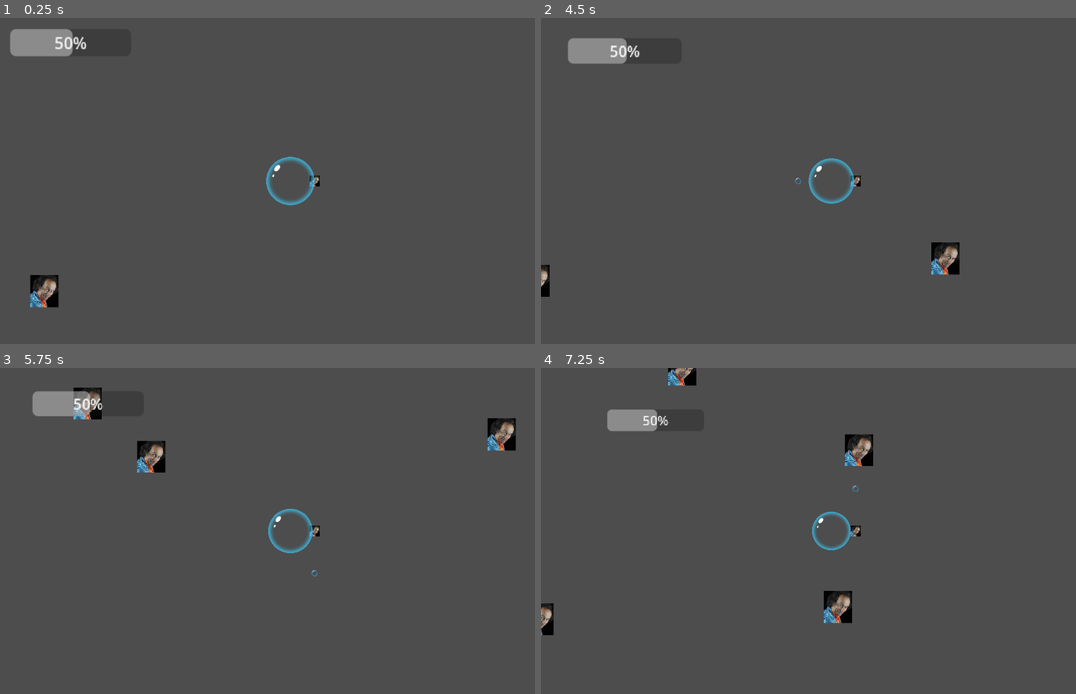
Above: before the commit, frames 1-4 (two rows, left to right).
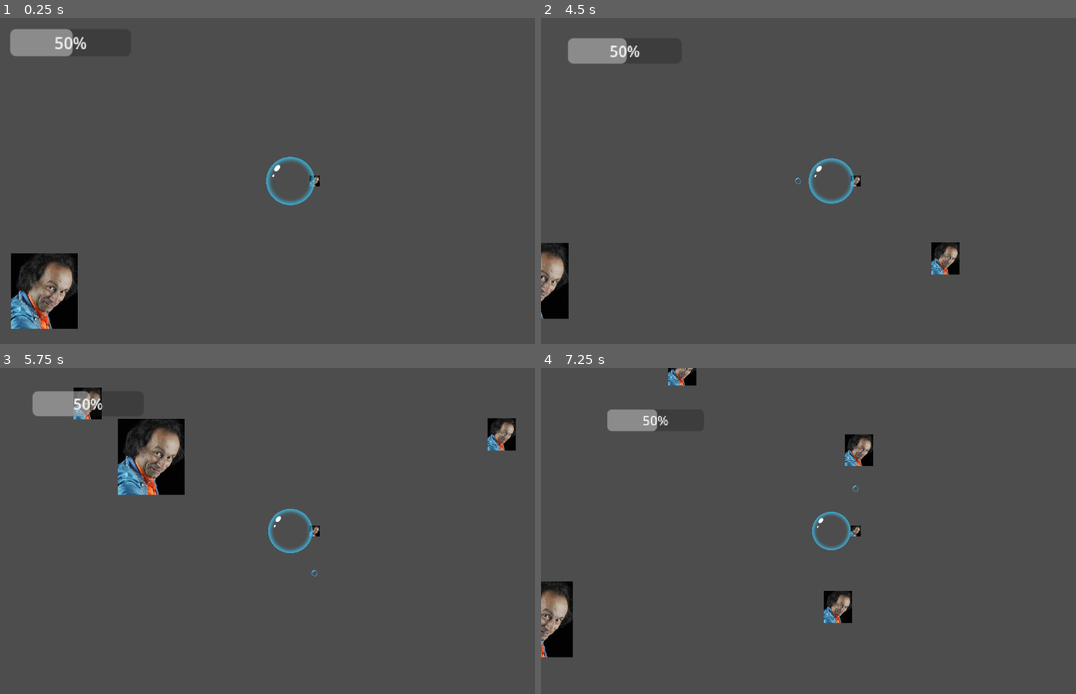
Above: after the commit, the same moments.

Repository: Zodayan/BubbleSurvivor
Game: Godot game, scene res://scenes/gros_michel.tscn
Same seed, same stepped clock (60 frames per second), same inputs: the game is played once before the commit and once after it. This scene is started directly instead of the project's main scene.
Inputs (mouse positions are in pixels of both pictures, inside the frame that each line leads up to):
- Up to frame 1 (0.25 s): no input
- Up to frame 2 (4.5 s): move the mouse to (958, 164) at 0.52 s; press the mouse at (958, 164) at 0.53 s; hold Right (right) 0.53-1.28 s; move the mouse to (717, 197) at 1.27 s; release the mouse at (717, 197) at 1.28 s; hold Down (down) 1.28-2.03 s; click (717, 197) at 1.35 s; move the mouse to (888, 109) at 2.02 s; press the mouse at (888, 109) at 2.03 s; hold Right (right) 2.03-2.78 s; move the mouse to (803, 246) at 2.77 s; release the mouse at (803, 246) at 2.78 s; hold Up (up) 2.78-3.53 s; click (803, 246) at 2.85 s; move the mouse to (1006, 229) at 3.52 s; press the mouse at (1006, 229) at 3.53 s; hold Q (left) from 3.53 s (still down); move the mouse to (658, 132) at 4.27 s; release the mouse at (658, 132) at 4.28 s; click (658, 132) at 4.35 s
- Up to frame 3 (5.75 s): move the mouse to (321, 531) at 5.02 s; release Q (left) at 5.03 s; press the mouse at (321, 531) at 5.03 s; hold Down (down) from 5.03 s (still down)
- Up to frame 4 (7.25 s): move the mouse to (744, 449) at 5.77 s; release Down (down) at 5.78 s; release the mouse at (744, 449) at 5.78 s; hold Right (right) 5.78-6.53 s; click (744, 449) at 5.85 s; move the mouse to (958, 514) at 6.52 s; press the mouse at (958, 514) at 6.53 s; hold Up (up) from 6.53 s (still down)

The runs differ from the first frame. In frame 1, 2.8% of the frame differs, in the area x 2-15%, y 72-96%; in frame 2, 1.2%; in frame 3, 2.8%, in the area x 22-35%, y 15-39%; in frame 4, 1.3%.

Commit message:
Gros michel est vraiment gros

Diff:
--- a/bubblesurvior/scenes/gros_michel.tscn
+++ b/bubblesurvior/scenes/gros_michel.tscn
@@ -4,14 +4,14 @@
 [ext_resource type="Texture2D" uid="uid://dif2hvocbma0t" path="res://assets/sprite/michel.jpg" id="2_iyqus"]
 
 [sub_resource type="RectangleShape2D" id="RectangleShape2D_mal4w"]
-size = Vector2(26, 30)
+size = Vector2(64, 74)
 
 [node name="Gros_michel" type="Area2D"]
 script = ExtResource("1_hg3ck")
 
 [node name="Sprite2D" type="Sprite2D" parent="."]
 position = Vector2(5.96046e-08, 0)
-scale = Vector2(0.133333, 0.133333)
+scale = Vector2(0.314286, 0.314286)
 texture = ExtResource("2_iyqus")
 
 [node name="CollisionShape2D" type="CollisionShape2D" parent="."]
--- a/bubblesurvior/scenes/michel.tscn
+++ b/bubblesurvior/scenes/michel.tscn
@@ -17,6 +17,5 @@
 [node name="CollisionShape2D" type="CollisionShape2D" parent="."]
 shape = SubResource("RectangleShape2D_mal4w")
 
-[connection signal="area_entered" from="." to="." method="_on_area_entered"]
 [connection signal="body_entered" from="." to="." method="_on_body_entered"]
 [connection signal="body_exited" from="." to="." method="_on_body_exited"]
--- a/bubblesurvior/scripts/projectiles/projectile.gd
+++ b/bubblesurvior/scripts/projectiles/projectile.gd
@@ -8,6 +8,7 @@
 
 func _on_area_entered(area: Area2D) -> void:
 	# Si on touche un ennemi, on lui inflige des dégats
+	print(area)
 	if area.is_class("Enemy"):
 		var ennemi_touche: Enemy = area
 		ennemi_touche.deal_damage(arme_associee.degats)
